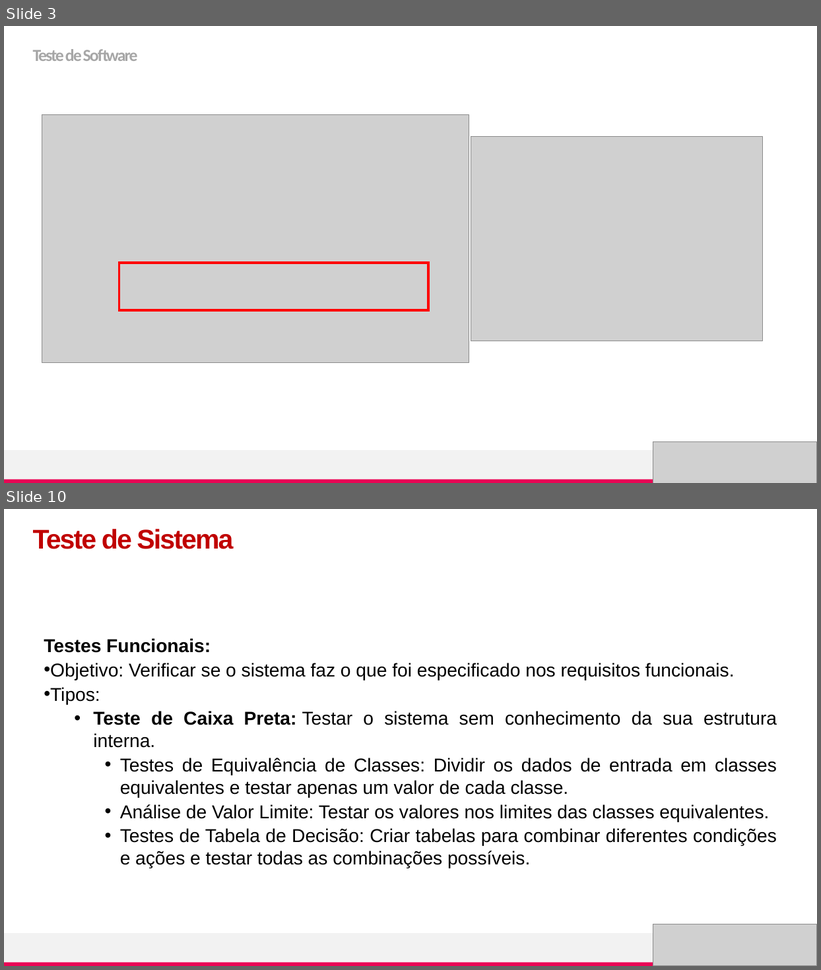
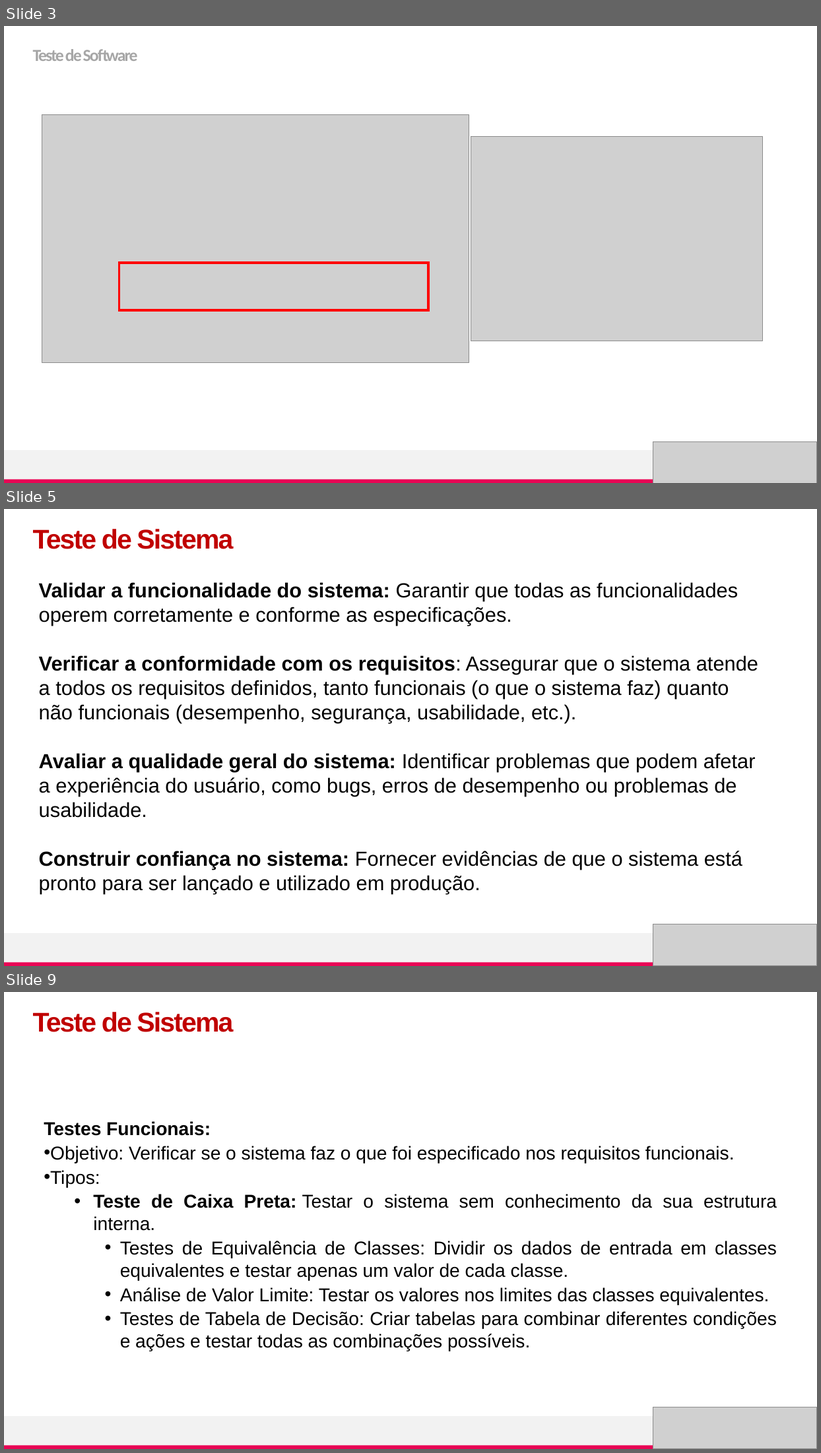
Before and after one commit to nandafretes/TSOFT, a slide deck: [TSOF] - Aula4_TesteSistema.pptx. Shown one above the other, each under a label of ours: slides 3 and 10 before the commit, slides 3, 5 and 9 after it; the slides between them are not shown. The pictures are 821x970 and 821x1453 pixels, drawn with LibreOffice and Linux fonts; fonts in the diff are those of the drawing; grey boxes stand for pictures. Boxes give left, top, right and bottom in pixels: in the first picture for what was removed or moved away, otherwise in the second. Text is boxed around its words. In the diff, an @@ line names an element or a change of style, - is before the commit and + after.

```diff
--- a/[TSOF] - Aula4_TesteSistema.pptx
+++ b/[TSOF] - Aula4_TesteSistema.pptx
@@ slide 5 added at (x1=4, y1=509, x2=817, y2=966), background #FFFFFF; not listed: 5 template elements that a slide beside it also shows @@
@@ text added at (x1=33, y1=529, x2=233, y2=549), 32 pt, text #C00000, bold @@
+Teste de Sistema
@@ text added at (x1=39, y1=582, x2=758, y2=894), 24 pt, text #000000 @@
+Validar a funcionalidade do sistema: Garantir que todas as funcionalidades operem corretamente e conforme as especificações.
+Verificar a conformidade com os requisitos: Assegurar que o sistema atende a todos os requisitos definidos, tanto funcionais (o que o sistema faz) quanto não funcionais (desempenho, segurança, usabilidade, etc.).
+Avaliar a qualidade geral do sistema: Identificar problemas que podem afetar a experiência do usuário, como bugs, erros de desempenho ou problemas de usabilidade.
+Construir confiança no sistema: Fornecer evidências de que o sistema está pronto para ser lançado e utilizado em produção.
@@ picture added at (x1=653, y1=925, x2=817, y2=966) @@
@@ what was slide 10 is now slide 9 @@
```
Also in this commit, not shown: 5 slides changed, 5 slides removed, 4 other files.
